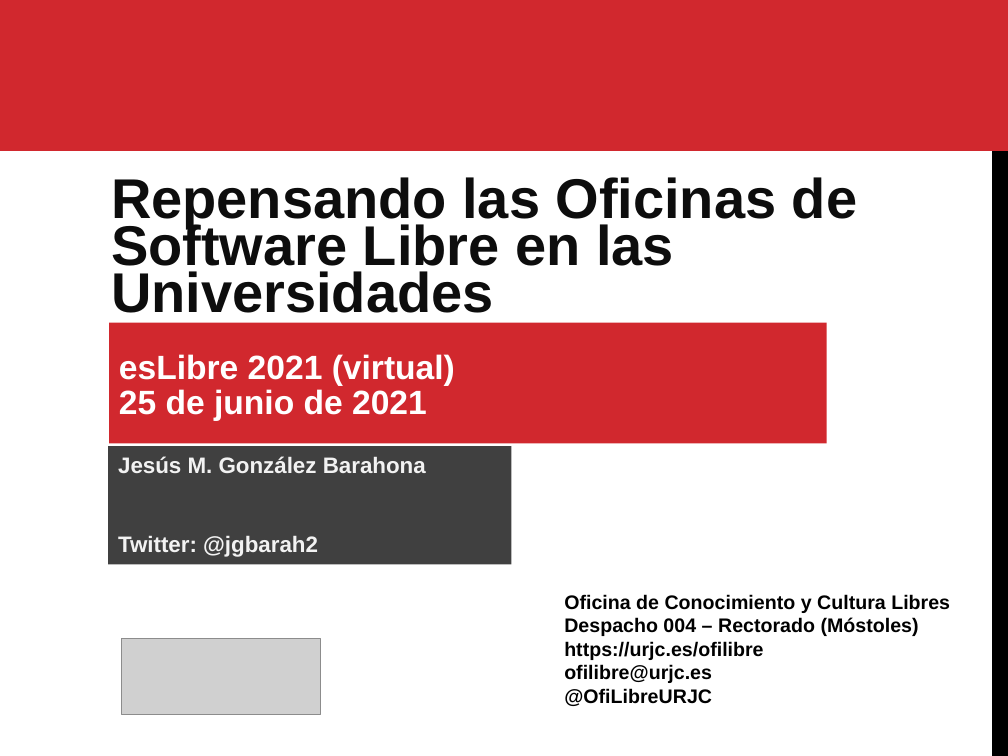
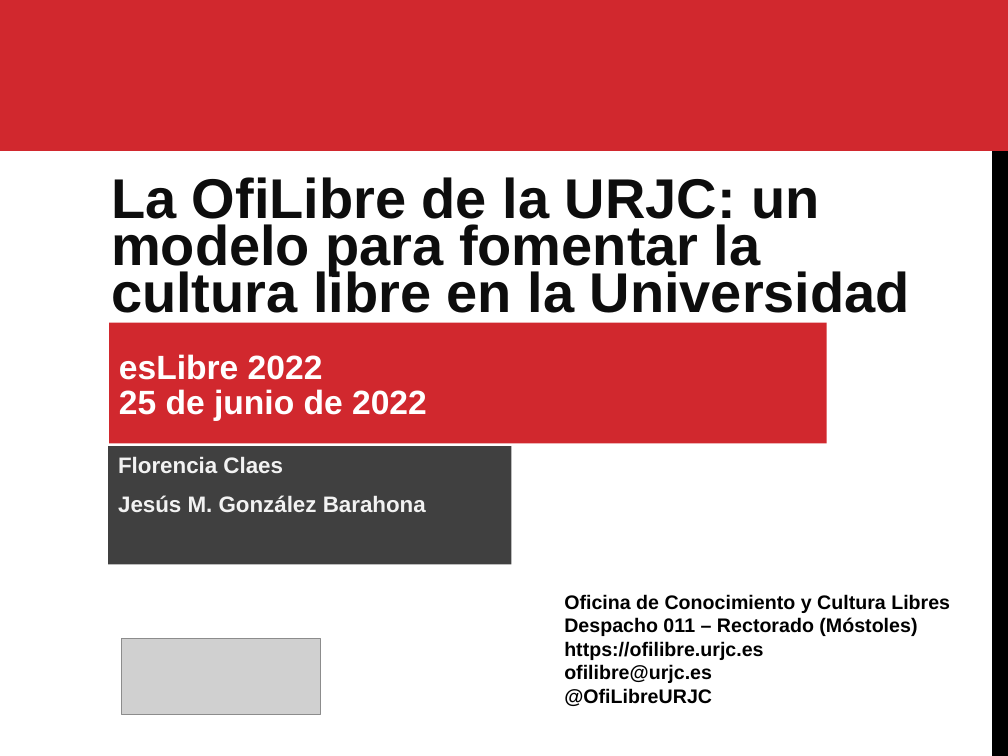
Before and after one commit to gabrielIzquierdo/OfiLibreGabri.github.io, a slide deck: slide 1 of static/transpas/ofilibre/Modelo-OfiLibre.odp. Drawn at 1008x756 pixels with LibreOffice and Linux fonts; fonts in the diff are those of the drawing; grey boxes stand for pictures. Boxes give left, top, right and bottom in pixels: in the first picture for what was removed or moved away, otherwise in the second. Text is boxed around its words. In the diff, an @@ line names an element or a change of style, - is before the commit and + after.

Commit message:
Añadiendo charla en esLibre 2022

```diff
--- a/static/transpas/ofilibre/Modelo-OfiLibre.odp
+++ b/static/transpas/ofilibre/Modelo-OfiLibre.odp
@@ text at bbox=[111, 177, 910, 313]: text changed @@
-Repensando las Oficinas de Software Libre en las Universidades
+La OfiLibre de la URJC: un modelo para fomentar la cultura libre en la Universidad
@@ text in rectangle at bbox=[119, 354, 427, 421]: text changed @@
-esLibre 2021 (virtual)
-25 de junio de 2021
+esLibre 2022
+25 de junio de 2022
@@ text in rectangle at bbox=[118, 457, 283, 473]: paragraph added @@
+Florencia Claes
@@ text in rectangle at bbox=[118, 536, 318, 557]: paragraph removed @@
-Twitter: @jgbarah2
@@ text at bbox=[564, 617, 917, 660]: text changed @@
-Despacho 004 – Rectorado (Móstoles)
-https://urjc.es/ofilibre
+Despacho 011 – Rectorado (Móstoles)
+https://ofilibre.urjc.es
```
Also in this commit, not shown: 15 other slides changed, 5 slides added, 6 slides removed, 5 other files.
